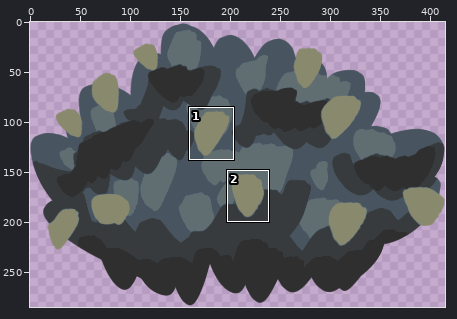
A sprite sheet gets an edit: Assets/Sprites/Environment/Shrub 1.png. Above, an overview of the earlier version with the close-up marked.
Close-up. Before:
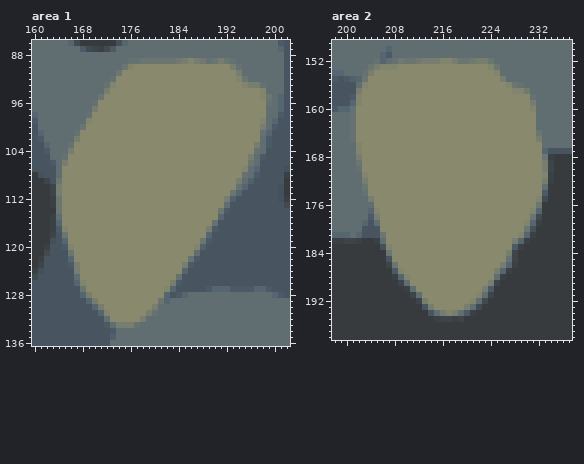
The file is 415x285 pixels. Pixels under 10% opacity are left out. Colours within 5 levels of each other are drawn and written as one. Shown: area 1: x 160..202, y 86..136; area 2: x 198..237, y 149..198. The commit also changed other parts of the picture, which this record leaves out.
The result:
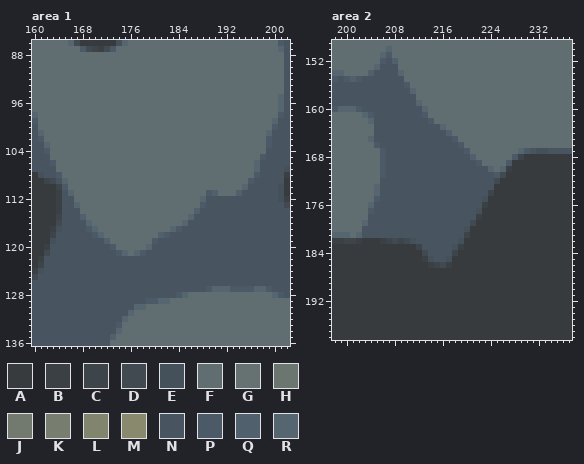
Palette (. is transparent): A #373b3e  B #3b4044  C #3e454a  D #414a50  E #45515a  F #606e71  G #667271  H #6c7671  J #727a70  K #787e6f  L #82856e  M #88896d  N #485560  P #4b5a66  Q #50606c  R #566670
Change:
Changed rows in their new state; - is an unchanged pixel.
Area 1:
first column x 163:
 89 -------------FFFFFFFFFFFFFFFFFF------
 90 ------------FFFFFFFFFFFFFFFFFFFF-----
 91 -----------FFFFFFFFFFFFFFFFFFFFF-----
 92 ----------FFFFFFFFFFFFFFFFFFFFFFF----
 93 ---------FFFFFFFFFFFFFFFFFFFFFFFFFFF-
 94 ---------FFFFFFFFFFFFFFFFFFFFFFFFFFF-
 95 --------FFFFFFFFFFFFFFFFFFFFFFFFFFFFF
 96 -------FFFFFFFFFFFFFFFFFFFFFFFFFFFFFF
 97 -------FFFFFFFFFFFFFFFFFFFFFFFFFFFFF-
 98 ------FFFFFFFFFFFFFFFFFFFFFFFFFFFFFF-
 99 ------FFFFFFFFFFFFFFFFFFFFFFFFFFFFFF-
100 -----FFFFFFFFFFFFFFFFFFFFFFFFFFFFFFF-
101 ----FFFFFFFFFFFFFFFFFFFFFFFFFFFFFFFF-
102 ----FFFFFFFFFFFFFFFFFFFFFFFFFFFFFFF--
103 ---FFFFFFFFFFFFFFFFFFFFFFFFFFFFFFFF--
104 ---FFFFFFFFFFFFFFFFFFFFFFFFFFFFFFFF--
105 --FFFFFFFFFFFFFFFFFFFFFFFFFFFFFFFF---
106 --FFFFFFFFFFFFFFFFFFFFFFFFFFFFFFFFR--
107 --FFFFFFFFFFFFFFFFFFFFFFFFFFFFFFF----
108 -PFFFFFFFFFFFFFFFFFFFFFFFFFFFFFFF----
109 DNRFFFFFFFFFFFFFFFFFFFFFFFFFFFFF-P---
110 ACPFFFFFFFFFFFFFFFFFFFFFFFFFFFFF-----
111 ABNRFFFFFFFFFFFFFFFFFFFFFFPQFFFQ-----
112 ABNNFFFFFFFFFFFFFFFFFFFFFRNNNNN------
113 ABNNRFFFFFFFFFFFFFFFFFFFFPNNNN-------
114 -BNNNFFFFFFFFFFFFFFFFFFFQNNNNN-------
115 ACNNNQFFFFFFFFFFFFFFFFFRNNNNN--------
116 ADNNNNRFFFFFFFFFFFFFFFRNNNNN---------
117 -ENNNNPRFFFFFFFFFFFFRPNNNNNN---------
118 --NNNNNPRFFFFFFFFFQPNNNNNNN----------
119 --NNNNNNNQFFFFFFFPNNNNNNNNN----------
120 --NNNNNNNNPFFFFFRNNNNNNNNN-----------
121 ---NNNNNNNNPRFRPNNNNNNNNN------------
122 ---NNNNNNNNNNNNNNNNNNNNNN------------
123 ---NNNNNNNNNNNNNNNNNNNNN-------------
124 ----NNNNNNNNNNNNNNNNNNN--------------
125 ----NNNNNNNNNNNNNNNNNN---------------
126 ----NNNNNNNNNNNNNNNNNN---------------
127 -----NNNNNNNNNNNNNNNN----------------
128 -----NNNNNNNNNNNNNNN-----------------
129 ------NNNNNNNNNNPPR------------------
130 -------NNNNNNNRRFF-------------------
131 --------NNNNNRFFFF-------------------
132 ---------NNNRFFF---------------------
133 ---------NNPFFF----------------------
134 ----------NR-------------------------
Area 2:
first column x 201:
152 ----FPNQFFFFFFFFFFFFFFFF----------
153 ---FRNNNFFFFFFFFFFFFFFFFF---------
154 --FQNNNNRFFFFFFFFFFFFFFFF---------
155 -PNNNNNNNFFFFFFFFFFFFFFFFF--------
156 -NNNNNNNNPFFFFFFFFFFFFFFFFFFF-----
157 -NNNNNNNNNRFFFFFFFFFFFFFFFFFFF----
158 NNNNNNNNNNNFFFFFFFFFFFFFFFFFFFF---
159 NNNNNNNNNNNRFFFFFFFFFFFFFFFFFFF---
160 RPNNNNNNNNNNRFFFFFFFFFFFFFFFFFF---
161 FFRPNNNNNNNNPFFFFFFFFFFFFFFFFFF---
162 FFFRNNNNNNNNNPFFFFFFFFFFFFFFFFF---
163 FFFFNNNNNNNNNNNRFFFFFFFFFFFFFFF---
164 FFFFNNNNNNNNNNNNQFFFFFFFFFFFFFFF--
165 FFFRNNNNNNNNNNNNNPFFFFFFFFFFFFFF--
166 -FFFPNNNNNNNNNNNNNPFFFFFFFFFFFFF--
167 -FFFFPNNNNNNNNNNNNNPFFFFFFFFRPNEE-
168 -FFFFPNNNNNNNNNNNNNNQFFFFFFPCAAAAA
169 -FFFFPNNNNNNNNNNNNNNNPFFFFPAAAAAAA
170 -FFFFPNNNNNNNNNNNNNNNNNRFRBAAAAAAA
171 --FFFPNNNNNNNNNNNNNNNNNNPDAAAAAAAA
172 --FFFNNNNNNNNNNNNNNNNNNNDAAAAAAAAA
173 --FFRNNNNNNNNNNNNNNNNNNNAAAAAAAAA-
174 --FFRNNNNNNNNNNNNNNNNNNCAAAAAAAAA-
175 ---FPNNNNNNNNNNNNNNNNNEAAAAAAAAAA-
176 ---RNNNNNNNNNNNNNNNNNNBAAAAAAAAA--
177 ---PNNNNNNNNNNNNNNNNNEAAAAAAAAAA--
178 ---NNNNNNNNNNNNNNNNNNBAAAAAAAAAA--
179 ----NNNNNNNNNNNNNNNNDAAAAAAAAAAA--
180 -----NNNNNNNNNNNNNNEAAAAAAAAAAA---
181 -----NNNNNNNNNNNNNNCAAAAAAAAAAA---
182 ----ABCDCDENNNNNNNEAAAAAAAAAAA----
183 -----AAAAAACNNNNNEBAAAAAAAAAA-----
184 ------AAAAAADNNNNCAAAAAAAAAA------
185 ------AAAAAABENNEAAAAAAAAAAA------
186 ------AAAAAAABCDBAAAAAAAAAAA------
187 -------AAAAAAAAAAAAAAAAAAAA-------
188 -------AAAAAAAAAAAAAAAAAAA--------
189 --------AAAAAAAAAAAAAAAAA---------
190 ---------AAAAAAAAAAAAAAA----------
191 ----------AAAAAAAAAAAAAA----------
192 -----------AAAAAAAAAAAA-----------
193 ------------AAAAAAAAAA------------
194 -------------AAAAAAAA-------------
195 --------------AAAAA---------------
